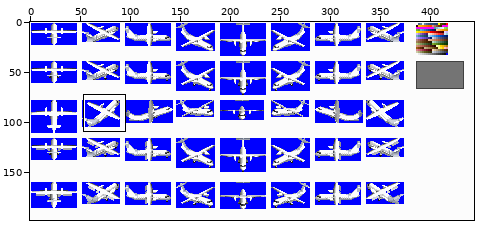
Two states of a sprite sheet, src/gfx/ATR/ATR42/42-300F/(0)Greyscale.png. The picture above shows the old version from afar; the outline marks the close-up.
Close-up. Old version:
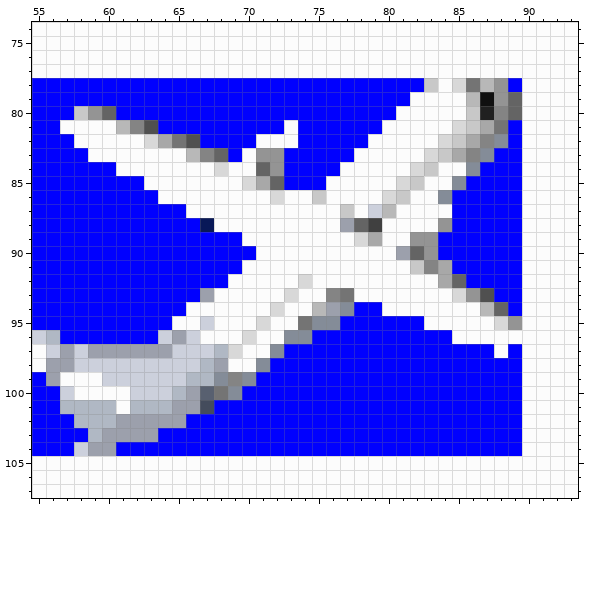
The file is 444x198 pixels. Colours within 5 levels of each other are drawn and written as one. Shown: x 55..93, y 74..107. The commit also changed other parts of the picture, which this record leaves out.
After:
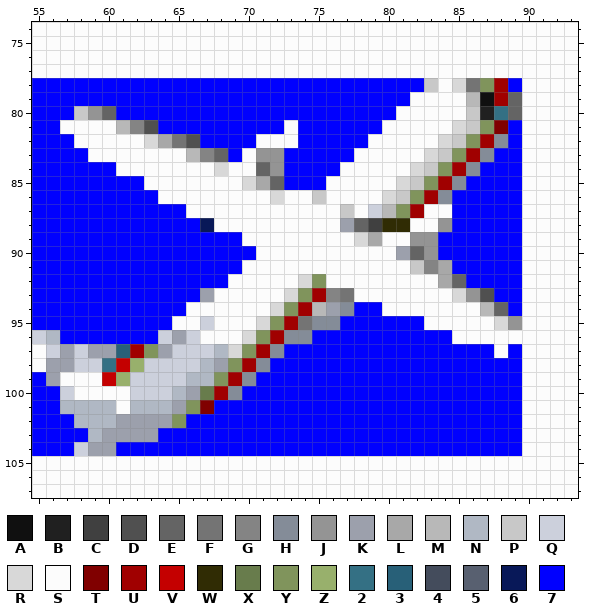
Palette (. is transparent): A #101010  B #202020  C #404040  D #505050  E #646464  F #747474  G #848484  H #848c98  J #949494  K #9ca0ac  L #a8a8a8  M #b8b8b8  N #b0b8c4  P #c8c8c8  Q #ccd0dc  R #d8d8d8  S #fcfcfc  T #800000  U #a00000  V #c40000  W #302c04  X #687c4c  Y #80945c  Z #98b06c  2 #347084  3 #286078  4 #444c5c  5 #586070  6 #081858  7 #0000ff
The exact change:
y 78: x 87..88 MJ -> YU
y 79: x 88 J -> U
y 80: x 88 G -> 2
y 81: x 87..88 LF -> YT
y 82: x 86..87 LG -> YU
y 83: x 85..86 LG -> YU
y 84: x 84..85 SS -> YU
y 85: x 83..84 SS -> YU
y 86: x 82..83 SS -> YU
y 87: x 81..82 SS -> YU
y 88: x 80..81 SS -> WW
y 92: x 75 S -> Y
y 93: x 74..75 SS -> YU
y 94: x 73..74 SS -> YU
y 95: x 72..73 SS -> YU
y 96: x 71..72 SS -> YU
y 97: x 61..63 KKK -> 3UY; x 70..71 SS -> YU
y 98: x 60..62 QQQ -> 2VZ; x 69..70 SS -> YU
y 99: x 60..61 QQ -> VZ; x 68..69 HG -> YU
y 100: x 67..68 5F -> XU
y 101: x 66..67 K4 -> YT
y 102: x 65 K -> Y
Changed places in both close-ups, as pixel boxes (x1, y1, x2, y2):
changed: (382, 78, 508, 232)
changed: (102, 274, 326, 428)
